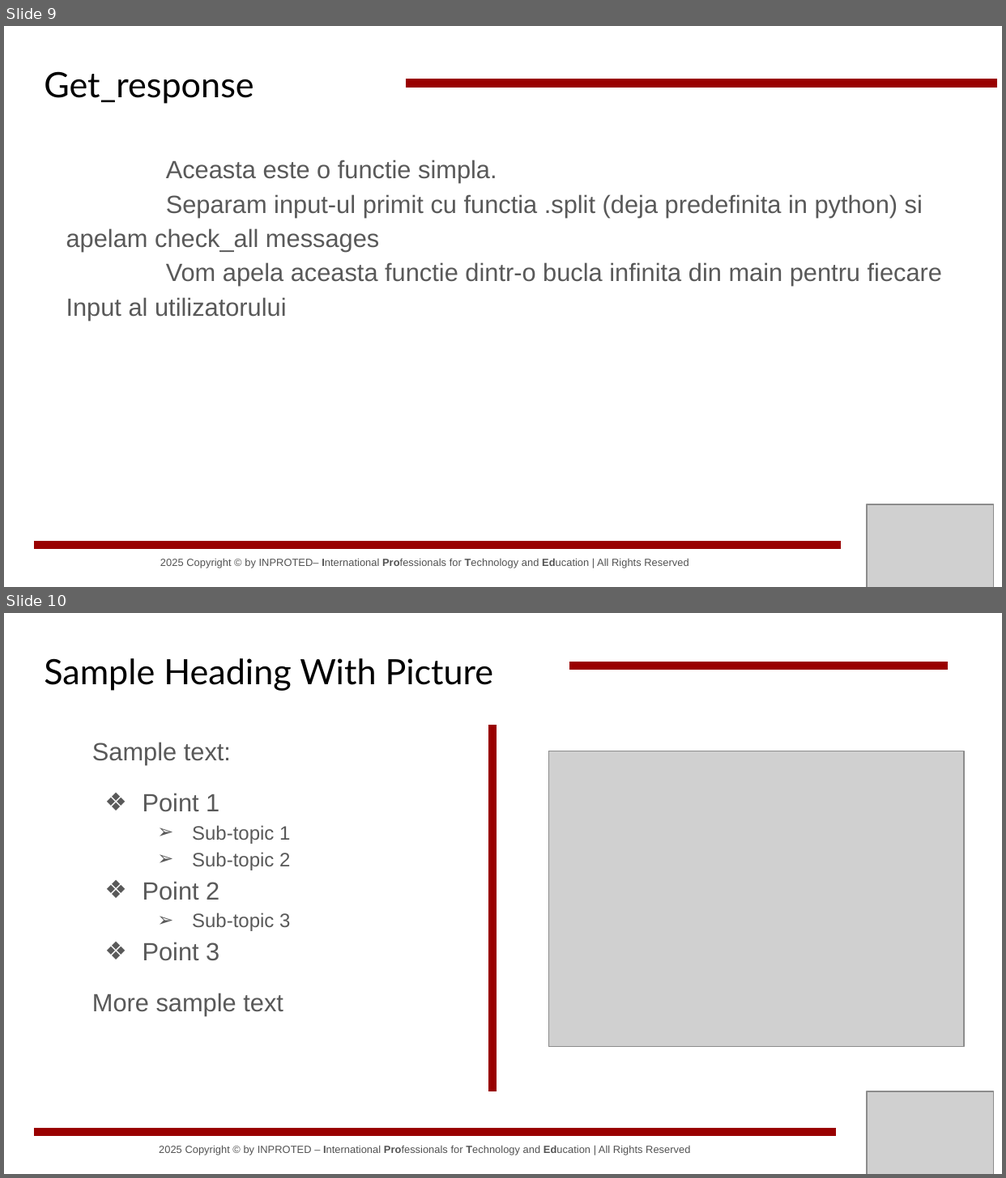
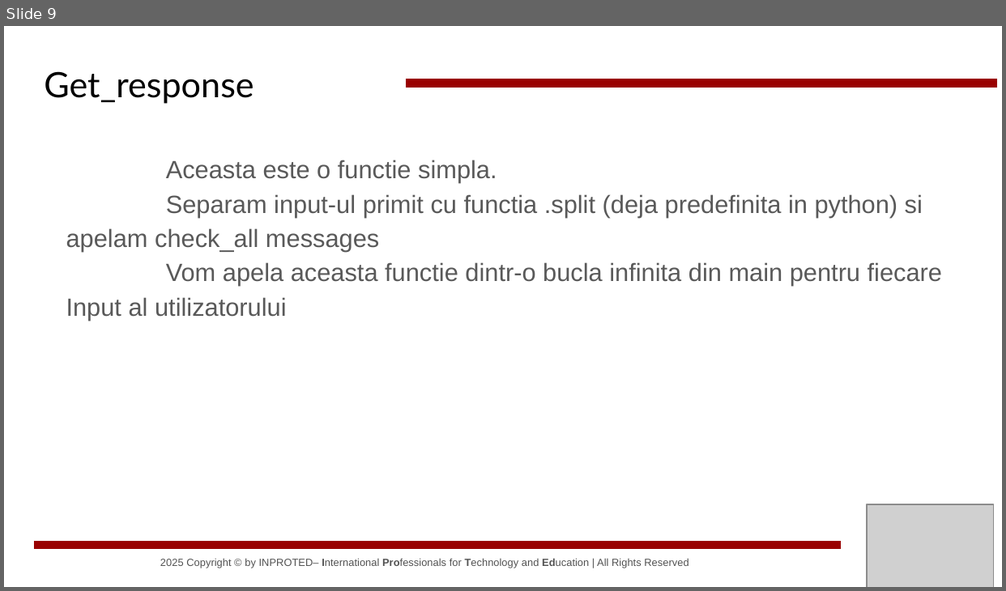
Before and after one commit to Mikinyil/CodeSinaia-2025.src, a slide deck: _Documents/Rares&Ana/Prezentare ANA - Chatbot.pptx. Shown one above the other, each under a label of ours: slides 9 and 10 before the commit, slide 9 after it. The pictures are 1006x1178 and 1006x591 pixels, drawn with LibreOffice and Linux fonts; fonts in the diff are those of the drawing; grey boxes stand for pictures; background and template pictures are left out. Boxes give left, top, right and bottom in pixels: in the first picture for what was removed or moved away, otherwise in the second. Text is boxed around its words. In the diff, an @@ line names an element or a change of style, - is before the commit and + after.

Commit message:
Update presentation files for Rares and Ana

```diff
--- a/_Documents/Rares&Ana/Prezentare ANA - Chatbot.pptx
+++ b/_Documents/Rares&Ana/Prezentare ANA - Chatbot.pptx
@@ slide 10 removed at (4, 613, 1002, 1174), background picture (left out) @@
@@ title removed at (44, 658, 494, 691) @@
-Sample Heading With Picture
@@ line removed from (570, 666) to (948, 666) @@
@@ line removed from (492, 1092) to (492, 725) @@
@@ text removed at (92, 742, 290, 1016) @@
-Sample text:
-❖ Point 1
-  ➢ Sub-topic 1
-  ➢ Sub-topic 2
-❖ Point 2
-  ➢ Sub-topic 3
-❖ Point 3
-More sample text
@@ picture removed at (549, 752, 964, 1047) @@
@@ picture removed at (867, 1092, 994, 1174) @@
@@ line removed from (34, 1132) to (836, 1132) @@
@@ text removed at (159, 1145, 690, 1156) @@
-2025 Copyright © by INPROTED – International Professionals for Technology and Education | All Rights Reserved
```
